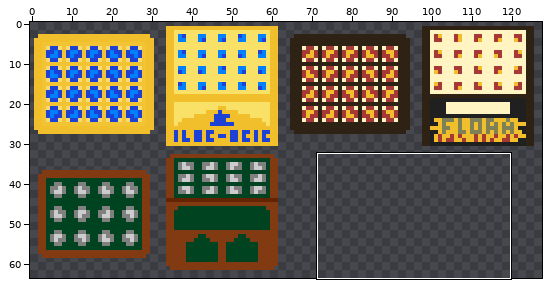
A sprite sheet gets an edit: matekiste.png. The first picture is a wide view before the edit; the outline marks the close-up.
Close-up. The starting point:
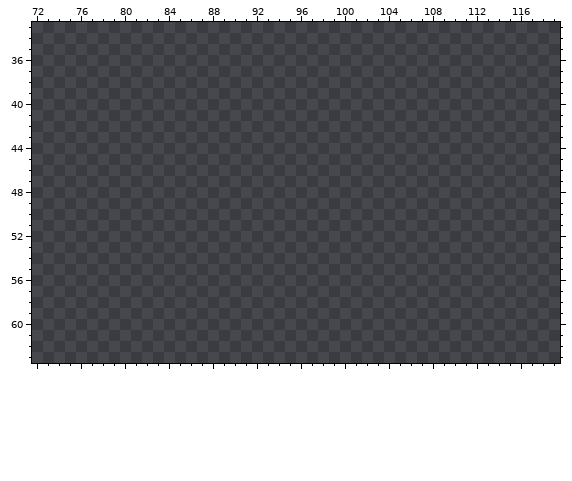
The file is 128x64 pixels. Colours within 5 levels of each other are drawn and written as one. Shown: x 72..119, y 33..63.
Palette (. is transparent): 
The result:
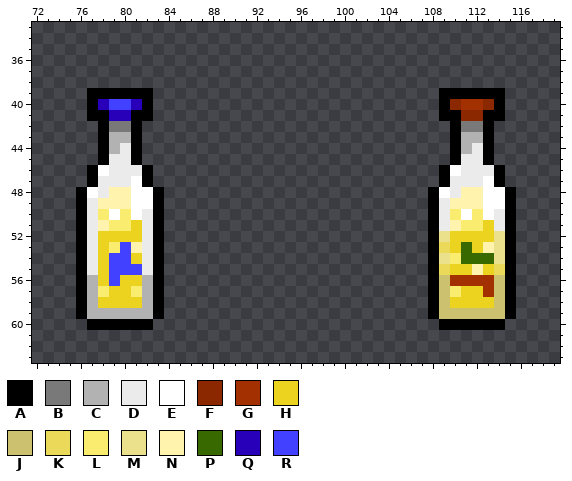
Colours new in this view: A #000000  B #797979  C #b2b2b2  D #ebebeb  E #ffffff  F #8c2800  G #a23000  H #ebd320  J #ccc16e  K #ebda5a  L #faec6e  M #ebe08c  N #fff3ae  P #386900  Q #2800ba  R #4141ff
The edit:
Changed rows in their new state; - is an unchanged pixel.
first column x 76:
39 -AAAAAA--------------------------AAAAAA-
40 -AQRRQA--------------------------AFGGFA-
41 -AAQQAA--------------------------AAFFAA-
42 --ABBA----------------------------ABBA--
43 --ACCA----------------------------ACCA--
44 --ACDA----------------------------ACDA--
45 --ADDA----------------------------ADDA--
46 -AEDDDA--------------------------AEDDDA-
47 -ADDDEA--------------------------ADDDEA-
48 AEDNNEEA------------------------AEDNNEEA
49 ADNNNEEA------------------------ADNNNEEA
50 ADLELEDA------------------------ADLELEDA
51 ADNLLHDA------------------------ADNLLHDA
52 ADHHHHDA------------------------AMHHHHMA
53 ADHLRNDA------------------------AKHPHNMA
54 ADHRRHDA------------------------AMLPPPMA
55 ADHRRRDA------------------------AKHHNHKA
56 ACHRHHCA------------------------AJGGGGJA
57 ACLHHLCA------------------------AJLHHGJA
58 ACHHHHCA------------------------AJHHHHJA
59 ACCCCCCA------------------------AJJJJJJA
60 -AAAAAA--------------------------AAAAAA-
